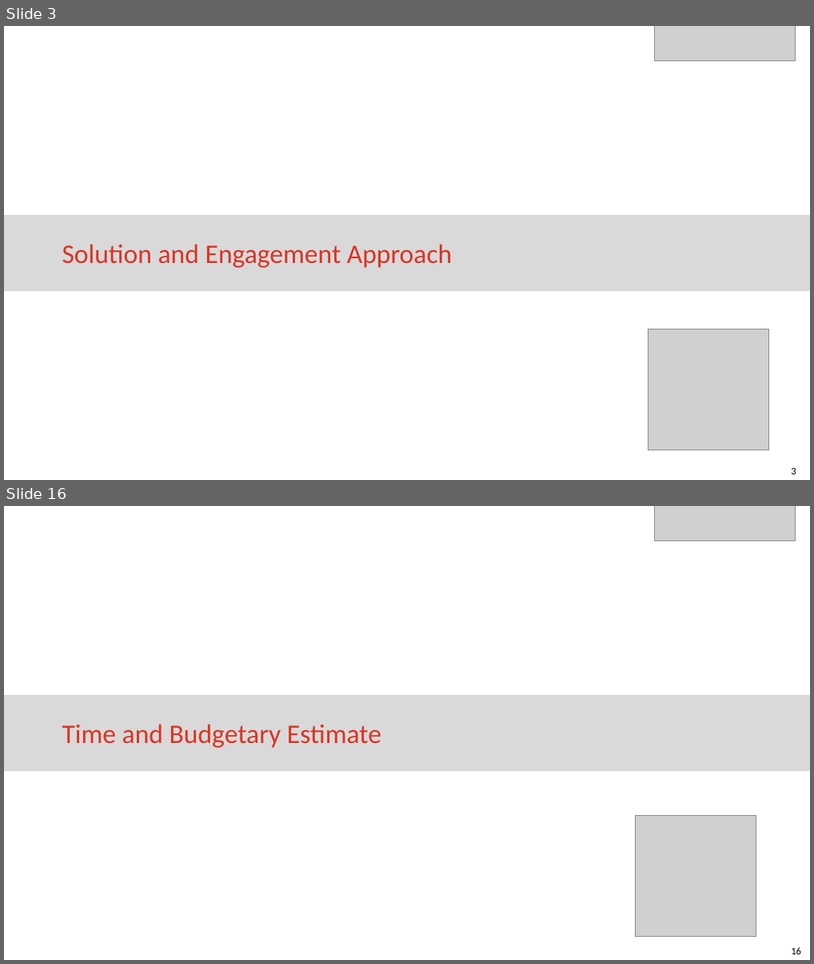
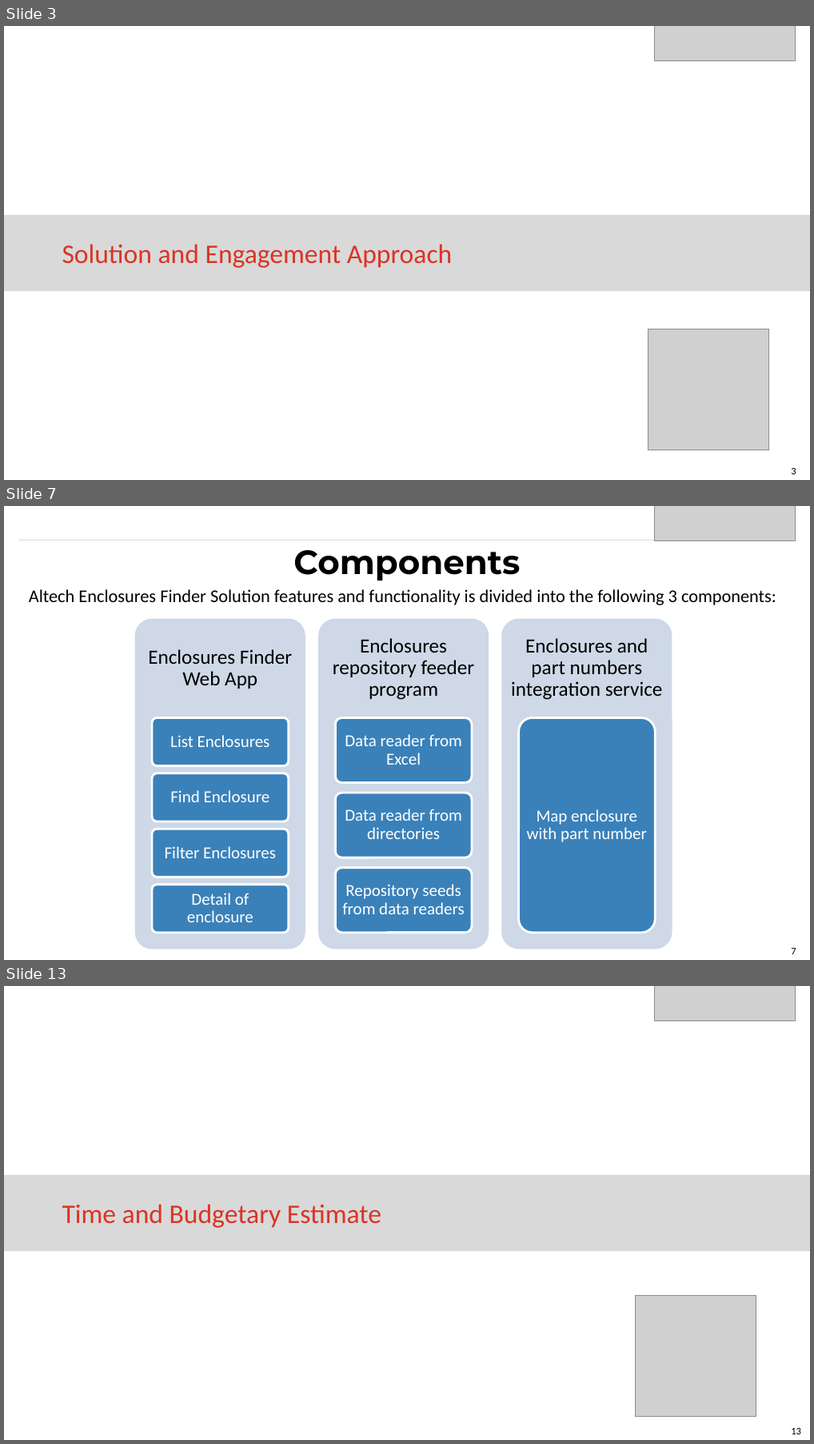
Before and after one commit to eaitbrahim/AltechEnclosures, a slide deck: Code Gate Proposal to Altech for Enclosures App.pptx. Shown one above the other, each under a label of ours: slides 3 and 16 before the commit, slides 3, 7 and 13 after it; the slides between them are not shown. The pictures are 814x964 and 814x1444 pixels, drawn with LibreOffice and Linux fonts; fonts in the diff are those of the drawing; grey boxes stand for pictures. Boxes give left, top, right and bottom in pixels: in the first picture for what was removed or moved away, otherwise in the second. Text is boxed around its words. In the diff, an @@ line names an element or a change of style, - is before the commit and + after.

```diff
--- a/Code Gate Proposal to Altech for Enclosures App.pptx
+++ b/Code Gate Proposal to Altech for Enclosures App.pptx
@@ slide 7 added at [4,506,810,960], background #FFFFFF; not listed: 1 template element that a slide beside it also shows @@
@@ picture added at [654,506,796,540] @@
@@ line added from (19, 540) to (795, 540), #D9D9D9 0.75 pt @@
@@ title added at [294,550,520,580], 30 pt, text #000000, bold @@
+Components
@@ text added at [29,589,777,605], 16 pt, text #000000 @@
+Altech Enclosures Finder Solution features and functionality is divided into the following 3 components:
@@ group added at [134,619,673,948]: 11 rounded rectangles, 11 texts @@
+Enclosures Finder Web App
+List Enclosures
+Find Enclosure
+Filter Enclosures
+Detail of enclosure
+Enclosures repository feeder program
+Data reader from Excel
+Data reader from directories
+Repository seeds from data readers
+Enclosures and part numbers integration service
+Map enclosure with part number
@@ what was slide 16 is now slide 13 @@
@@ page number at [791,1428,802,1434]: text changed @@
-16
+13
```
Also in this commit, not shown: 6 slides changed, 6 other slides added, 10 slides removed.
